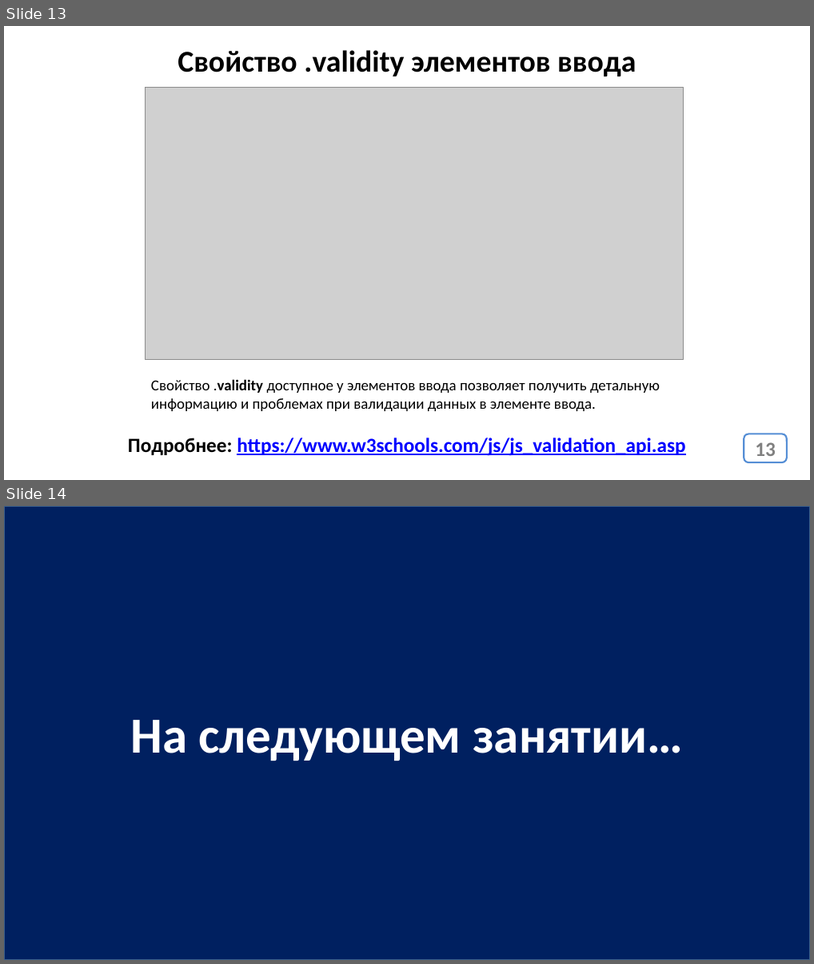
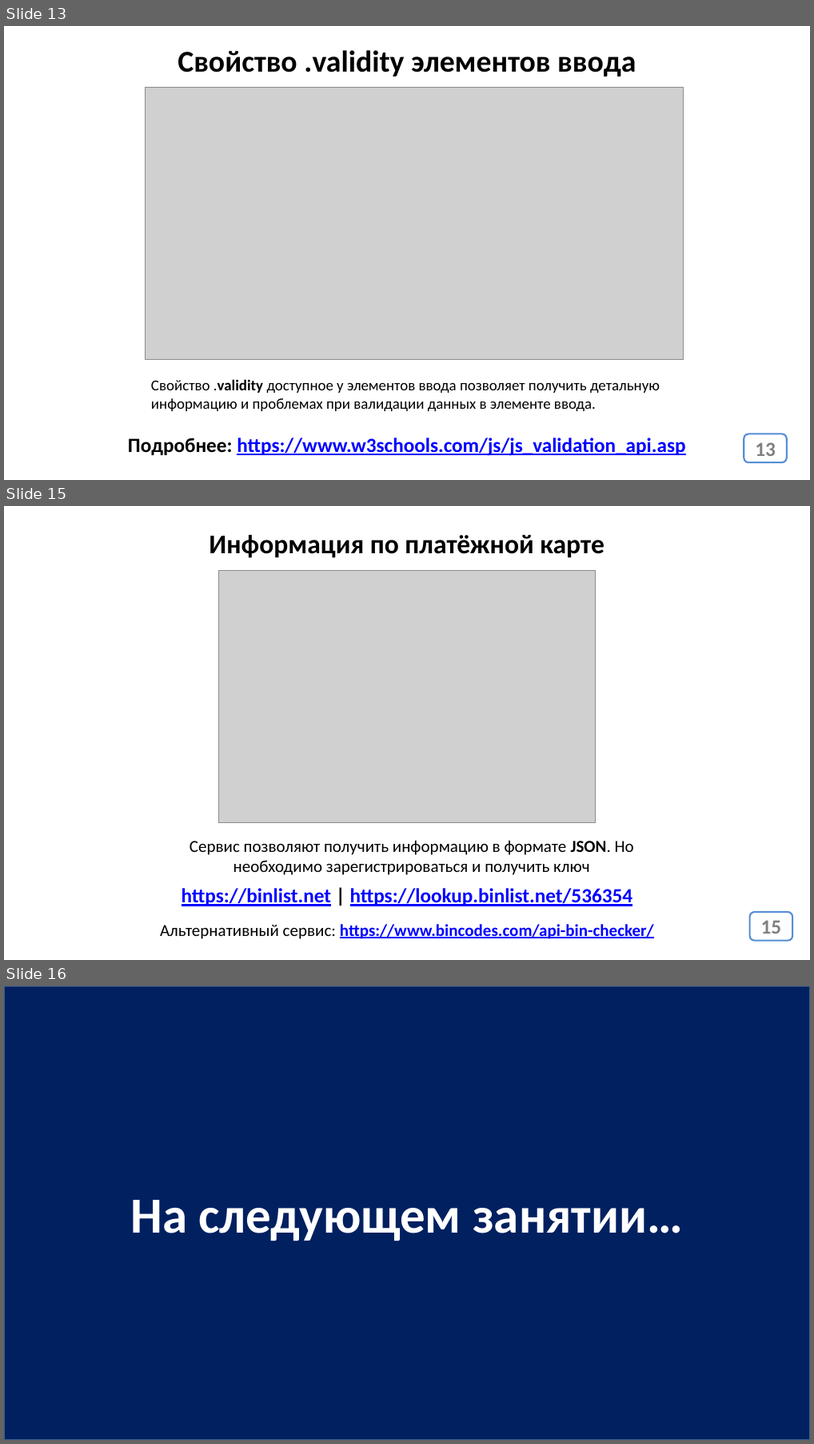
Before and after one commit to js-17-ort-dnipro/lesson11, a slide deck: lesson11.pptx. Shown one above the other, each under a label of ours: slides 13 and 14 before the commit, slides 13, 15 and 16 after it; the slides between them are not shown. The pictures are 814x964 and 814x1444 pixels, drawn with LibreOffice and Linux fonts; fonts in the diff are those of the drawing; grey boxes stand for pictures. Boxes give left, top, right and bottom in pixels: in the first picture for what was removed or moved away, otherwise in the second. Text is boxed around its words. In the diff, an @@ line names an element or a change of style, - is before the commit and + after.

```diff
--- a/lesson11.pptx
+++ b/lesson11.pptx
@@ slide 15 added at (x1=4, y1=506, x2=810, y2=960), background #FFFFFF @@
@@ title added at (x1=209, y1=535, x2=605, y2=558), 32 pt, text #000000, bold @@
+Информация по платёжной карте
@@ picture added at (x1=219, y1=571, x2=596, y2=823) @@
@@ text added at (x1=190, y1=840, x2=634, y2=875), 20 pt, text #000000 @@
+Сервис позволяют получить информацию в формате JSON. Но необходимо зарегистрироваться и получить ключ
@@ rectangle added at (x1=222, y1=860, x2=222, y2=879), fill #FFFFFF @@
@@ text added at (x1=182, y1=888, x2=634, y2=906), 24 pt, text #0000FF, bold, underline @@
+https://binlist.net | https://lookup.binlist.net/536354
@@ page number added at (x1=750, y1=912, x2=794, y2=940), fill #FFFFFF, outline #558ED5 2 pt, 24 pt, text #808080, bold @@
+15
@@ text added at (x1=160, y1=924, x2=654, y2=939), 20 pt, text #0000FF, bold, underline @@
+Альтернативный сервис: https://www.bincodes.com/api-bin-checker/
@@ what was slide 14 is now slide 16 @@
```
Also in this commit, not shown: 1 other slide added, 1 other file.
